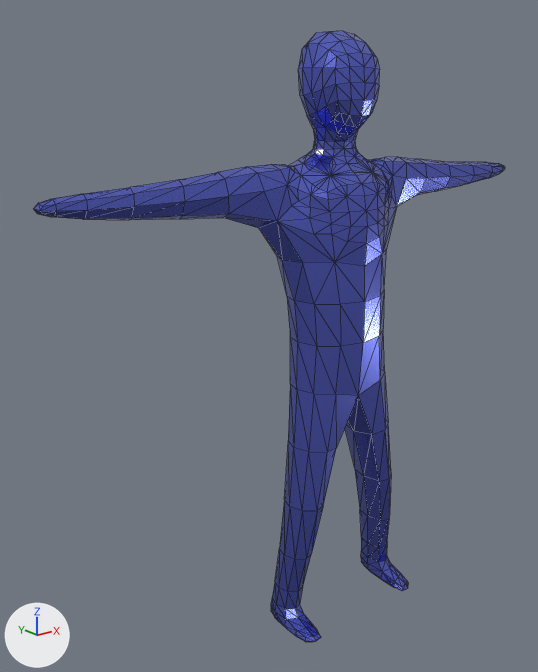
The glTF model meshes/bob.glb, before and after one commit.
Before and after are seen from a 50 mm lens placed at (-4.27, -4.38, 4.47), pointed at (-0.46, 0.38, 2.57). The lights are fixed; the arrows at lower left show +X, +Y and +Z. The first picture is the older version. Mesh edges are drawn as thin lines. Where no turn or scale is listed for an object, it has been applied to the vertices. Vertices at exactly the same position are counted once.
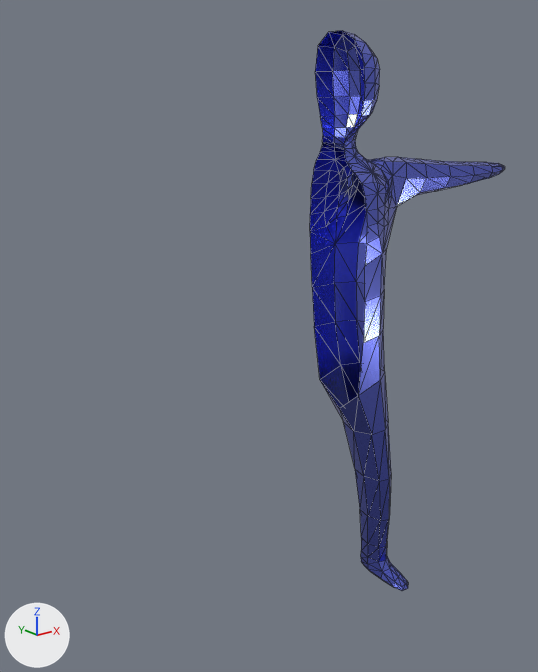
Changed parts and their boxes [x1, y1, x2, y2] in the pictures (538 x 672 px):
'Mesh', reshaped (58% narrower, 8% shorter)
    before: [34, 30, 505, 642]
    after: [310, 30, 505, 591]
part 1 of me_cube, deleted (blue)
    before: [34, 30, 367, 642]

What the commit changed:
me_cube is used by ob_mesh; location (0.0, 0.0, 2.11).
me_cube had 608 vertices, 1212 faces and spanned x -2.48..2.48, y -0.44..0.39, z -2.12..2.89.
me_cube now has 327 vertices, 606 faces and spans x 0.0..2.48, y -0.44..0.39, z -2.12..2.89.
me_cube part 1: 281 vertices removed from x -2.48..-0.09, y -0.44..0.38, z -2.12..2.87.
